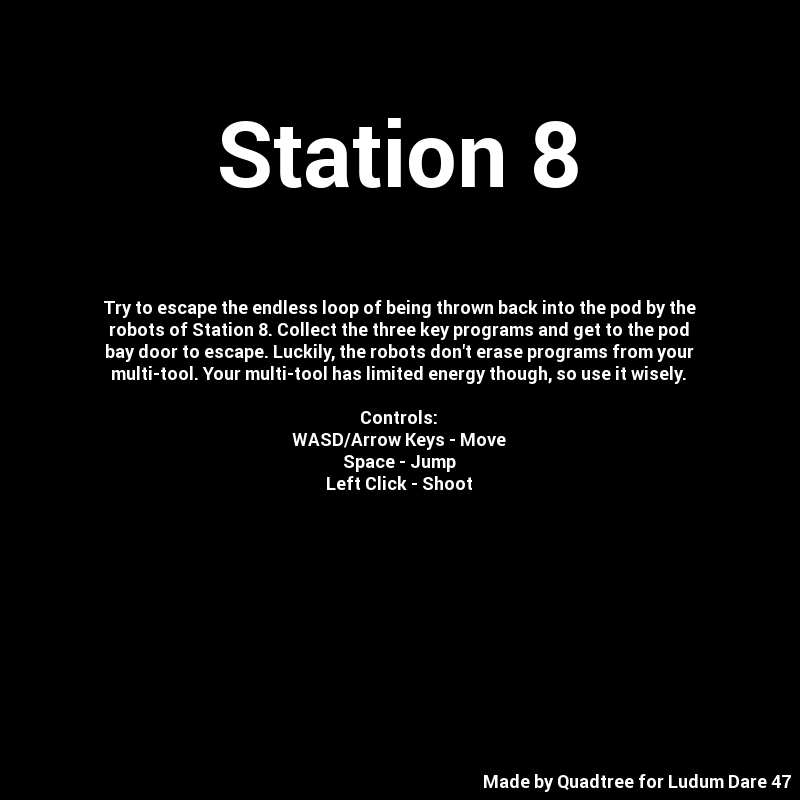
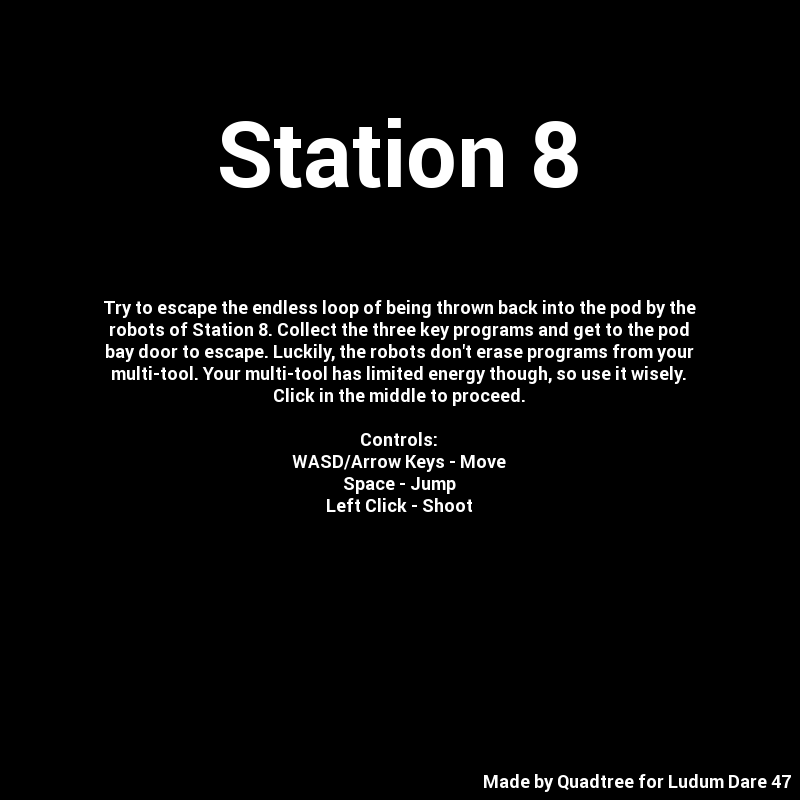
The second 800 x 800 image is a revision of the first. Changes to its layers:
painted on "Try to escape the endless loop..." over [274, 388, 525, 512]
